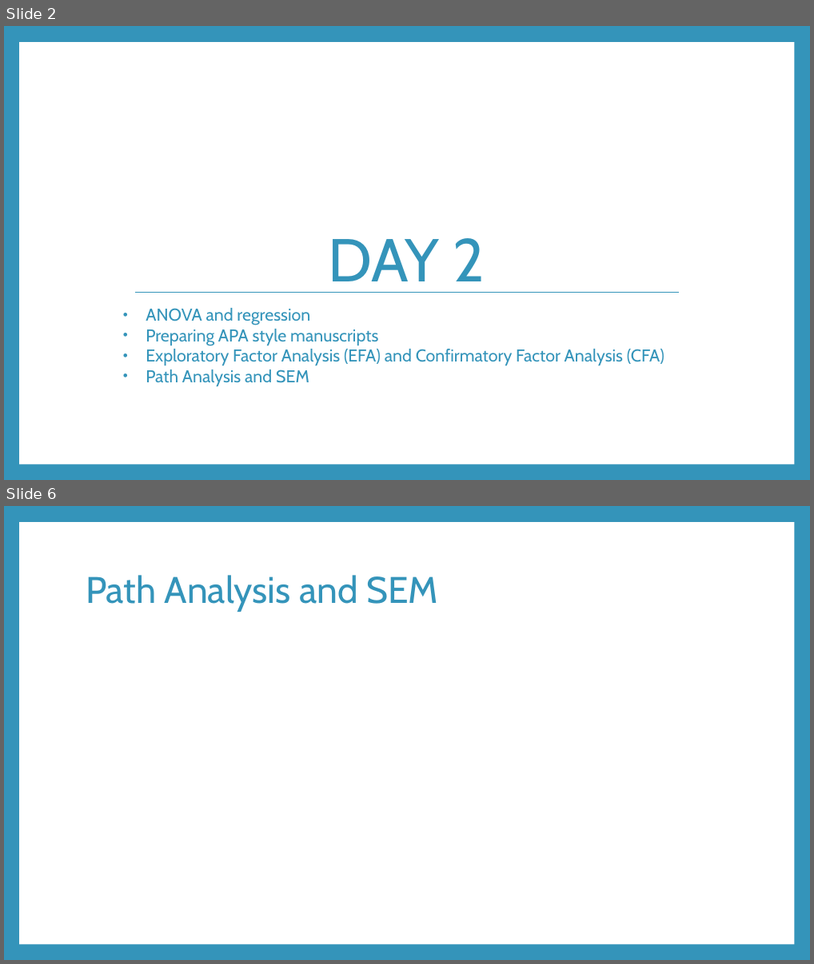
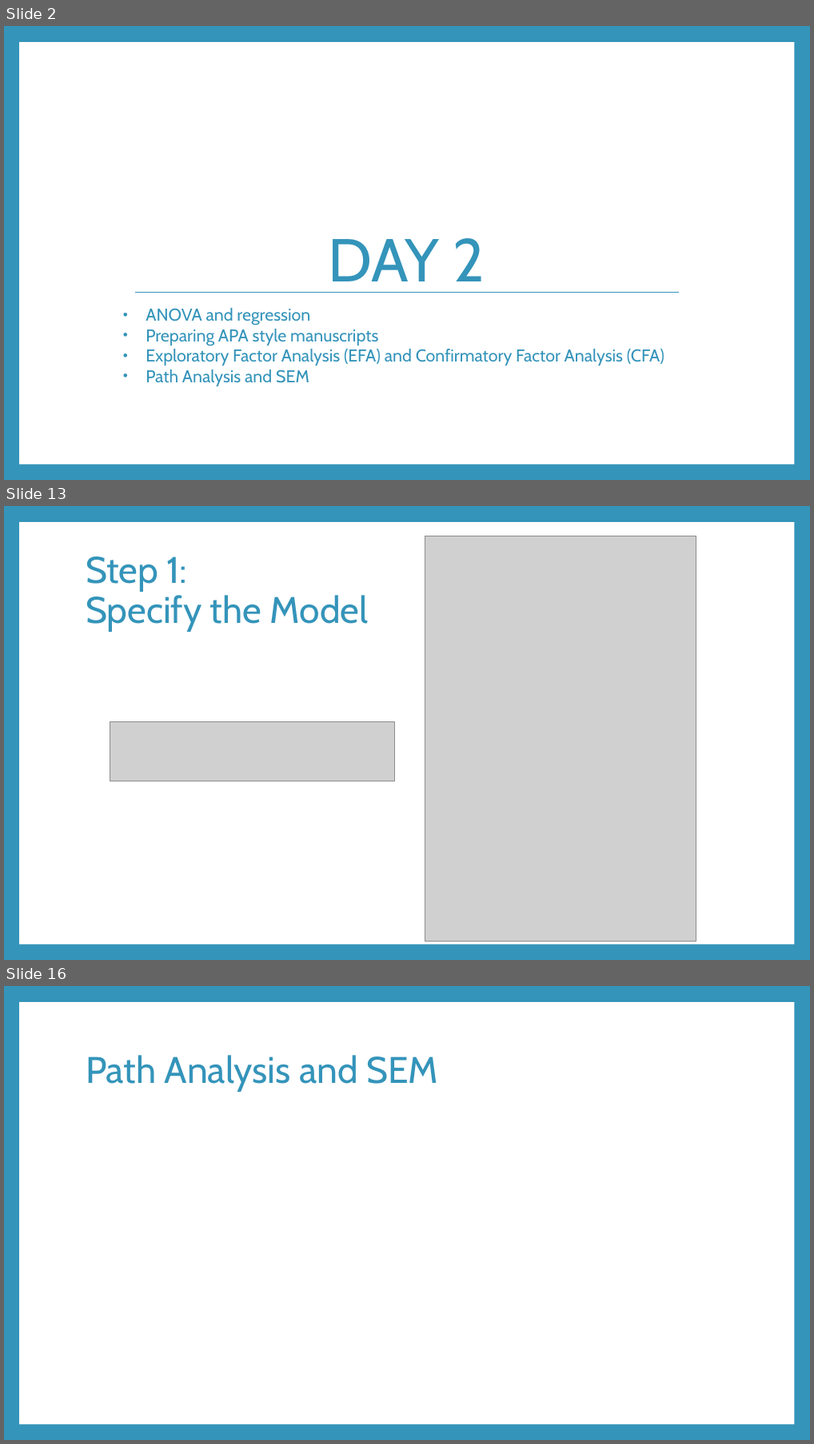
Before and after one commit to RandiLGarcia/smith-r-workshop, a slide deck: docs/Day 2 Slides.pptx. Shown one above the other, each under a label of ours: slides 2 and 6 before the commit, slides 2, 13 and 16 after it; the slides between them are not shown. The pictures are 814x964 and 814x1444 pixels, drawn with LibreOffice and Linux fonts; fonts in the diff are those of the drawing; grey boxes stand for pictures. Boxes give left, top, right and bottom in pixels: in the first picture for what was removed or moved away, otherwise in the second. Text is boxed around its words. In the diff, an @@ line names an element or a change of style, - is before the commit and + after.

```diff
--- a/docs/Day 2 Slides.pptx
+++ b/docs/Day 2 Slides.pptx
@@ slide 13 added at [4, 506, 810, 960], background #3494BA; not listed: 1 template element that a slide beside it also shows @@
@@ picture added at [426, 536, 697, 941] @@
@@ title added at [86, 556, 369, 632], 44 pt, text #3494BA @@
+Step 1:
+Specify the Model
@@ picture added at [110, 721, 394, 781] @@
@@ what was slide 6 is now slide 16 @@
```
Also in this commit, not shown: 3 slides changed, 10 other slides added, 9 other files.
